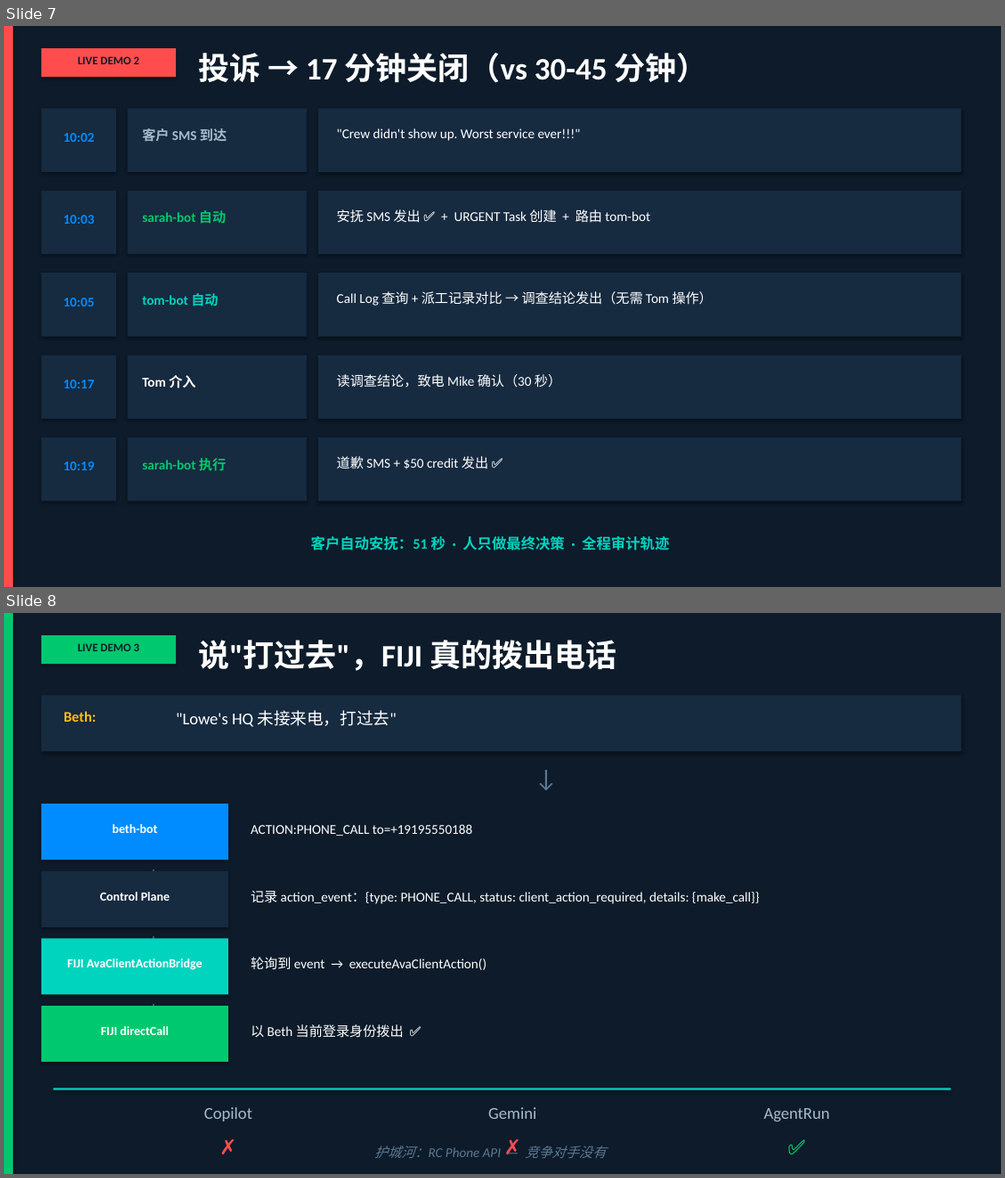
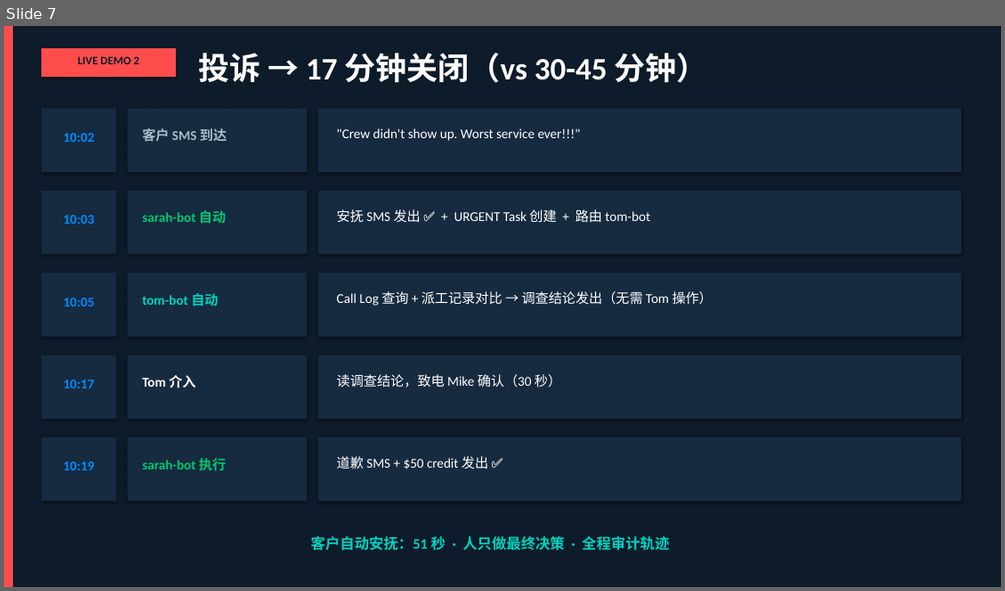
Before and after one commit to ringclaw/ringclaw, a slide deck: outputs/keller-poc/AgentRun-Hackathon-Pitch.pptx. Shown one above the other, each under a label of ours: slides 7 and 8 before the commit, slide 7 after it. The pictures are 1005x1178 and 1005x591 pixels, drawn with LibreOffice and Linux fonts; fonts in the diff are those of the drawing. Boxes give left, top, right and bottom in pixels: in the first picture for what was removed or moved away, otherwise in the second. Text is boxed around its words. In the diff, an @@ line names an element or a change of style, - is before the commit and + after.

```diff
--- a/outputs/keller-poc/AgentRun-Hackathon-Pitch.pptx
+++ b/outputs/keller-poc/AgentRun-Hackathon-Pitch.pptx
@@ slide 8 removed at (x1=4, y1=613, x2=1001, y2=1174), background #0D1B2A @@
@@ rectangle removed at (x1=4, y1=613, x2=13, y2=1174) @@
@@ rectangle removed at (x1=41, y1=635, x2=176, y2=664) @@
@@ text removed at (x1=78, y1=643, x2=139, y2=651) @@
-LIVE DEMO 3
@@ text removed at (x1=198, y1=640, x2=616, y2=671) @@
-说"打过去"，FIJI 真的拨出电话
@@ rectangle removed at (x1=41, y1=695, x2=961, y2=751) @@
@@ text removed at (x1=64, y1=711, x2=96, y2=722) @@
-Beth:
@@ text removed at (x1=176, y1=710, x2=396, y2=727) @@
-"Lowe's HQ 未接来电，打过去"
@@ text removed at (x1=490, y1=759, x2=602, y2=796) @@
-↓
@@ rectangle removed at (x1=41, y1=803, x2=228, y2=860) @@
@@ text removed at (x1=113, y1=824, x2=158, y2=833) @@
-beth-bot
@@ text removed at (x1=251, y1=824, x2=472, y2=835) @@
-ACTION:PHONE_CALL to=+19195550188
@@ rectangle removed at (x1=41, y1=871, x2=228, y2=927) @@
@@ text removed at (x1=116, y1=861, x2=191, y2=884) @@
-↓
@@ text removed at (x1=100, y1=892, x2=170, y2=900) @@
-Control Plane
@@ text removed at (x1=251, y1=891, x2=760, y2=904) @@
-记录 action_event：{type: PHONE_CALL, status: client_action_required, details: {make_call}}
@@ text removed at (x1=116, y1=929, x2=191, y2=951) @@
-↓
@@ rectangle removed at (x1=41, y1=938, x2=228, y2=995) @@
@@ text removed at (x1=67, y1=958, x2=202, y2=970) @@
-FIJI AvaClientActionBridge
@@ text removed at (x1=251, y1=957, x2=486, y2=970) @@
-轮询到 event → executeAvaClientAction()
@@ rectangle removed at (x1=41, y1=1005, x2=228, y2=1062) @@
@@ text removed at (x1=116, y1=996, x2=191, y2=1018) @@
-↓
@@ text removed at (x1=101, y1=1026, x2=169, y2=1035) @@
-FIJI directCall
@@ text removed at (x1=251, y1=1024, x2=404, y2=1038) @@
-以 Beth 当前登录身份拨出 ✅
@@ rectangle removed at (x1=53, y1=1088, x2=951, y2=1090) @@
@@ text removed at (x1=204, y1=1107, x2=252, y2=1121) @@
-Copilot
@@ text removed at (x1=488, y1=1107, x2=536, y2=1119) @@
-Gemini
@@ text removed at (x1=764, y1=1108, x2=830, y2=1121) @@
-AgentRun
@@ text removed at (x1=116, y1=1130, x2=340, y2=1160) @@
-✗
@@ text removed at (x1=374, y1=1145, x2=606, y2=1158) @@
-护城河：RC Phone API — 竞争对手没有
@@ text removed at (x1=400, y1=1130, x2=624, y2=1160) @@
-✗
@@ text removed at (x1=685, y1=1130, x2=909, y2=1160) @@
-✅
```
Also in this commit, not shown: 1 slide changed, 1 slide added, 7 other files.
